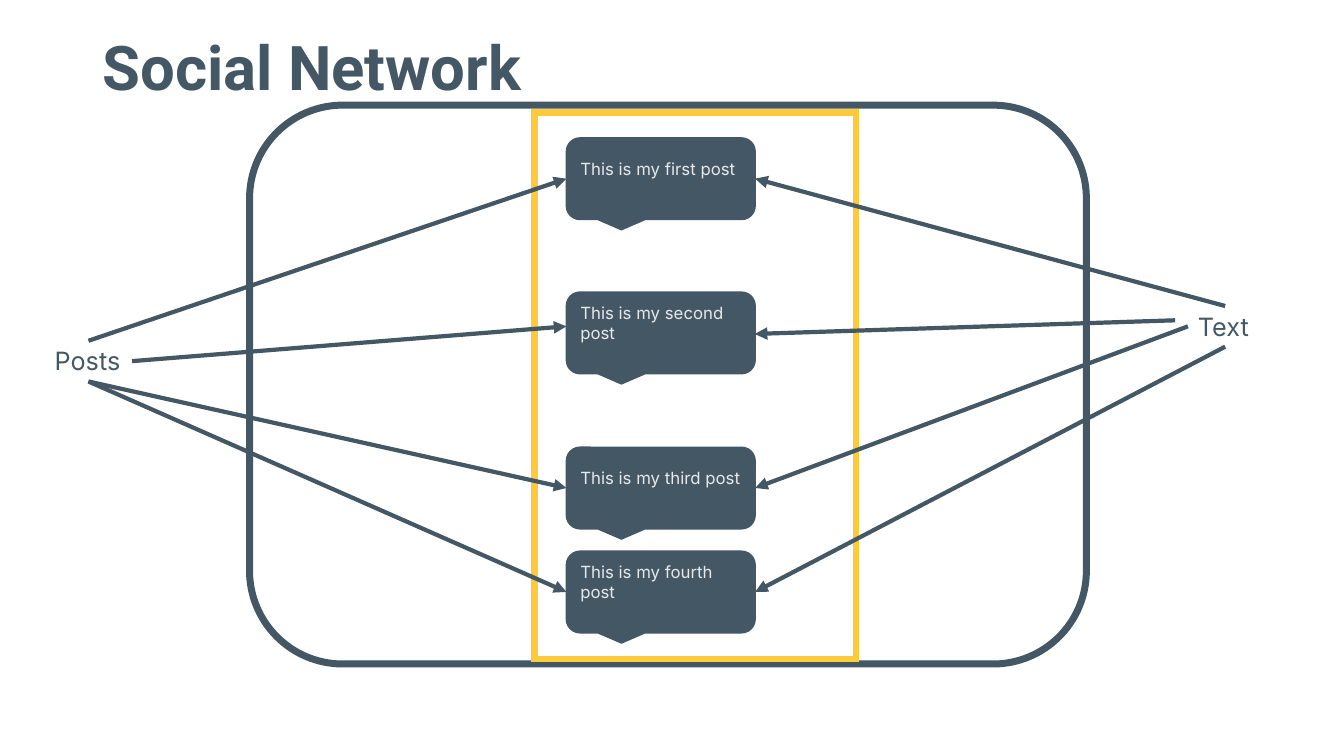
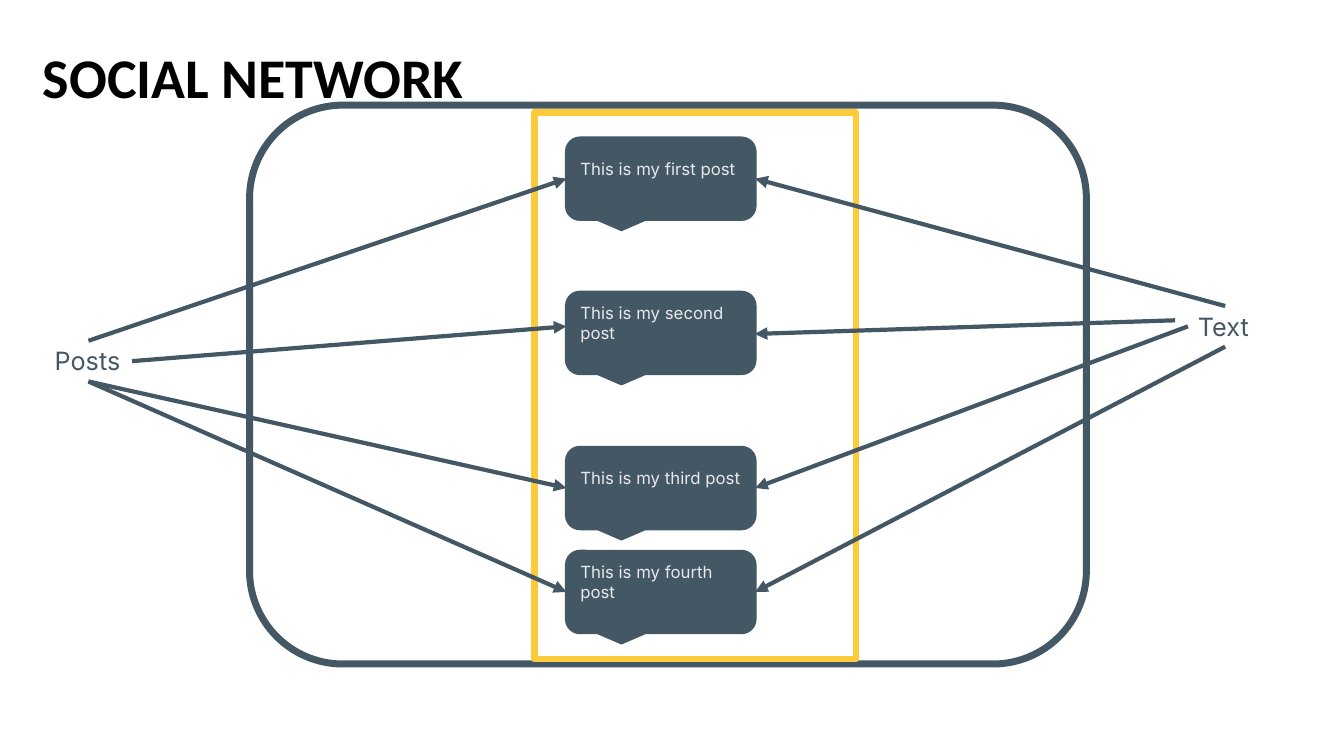
Before and after one commit to Programming-Fundamentals-SETU/prog-fund-2-jan-26, a slide deck: slide 8 of topic08-inheritance/unit-08a-lectures/talk-2-inheritance-v1/a-inheritanceV1.pptx. Drawn at 1344x756 pixels with LibreOffice and Linux fonts; fonts in the diff are those of the drawing. Boxes give left, top, right and bottom in pixels: in the first picture for what was removed or moved away, otherwise in the second. Text is boxed around its words. In the diff, an @@ line names an element or a change of style, - is before the commit and + after.

```diff
--- a/topic08-inheritance/unit-08a-lectures/talk-2-inheritance-v1/a-inheritanceV1.pptx
+++ b/topic08-inheritance/unit-08a-lectures/talk-2-inheritance-v1/a-inheritanceV1.pptx
@@ title "SOCIAL NETWORK" at box(43, 61, 464, 111): vertical alignment bottom to top @@
@@ title at box(43, 61, 464, 111): text changed; size 44 to 40 pt; font Roboto to Calibri; text colour #435765 to #000000 @@
-Social Network
+SOCIAL NETWORK
```
Also in this commit, not shown: 22 other slides changed, 10 other files.
